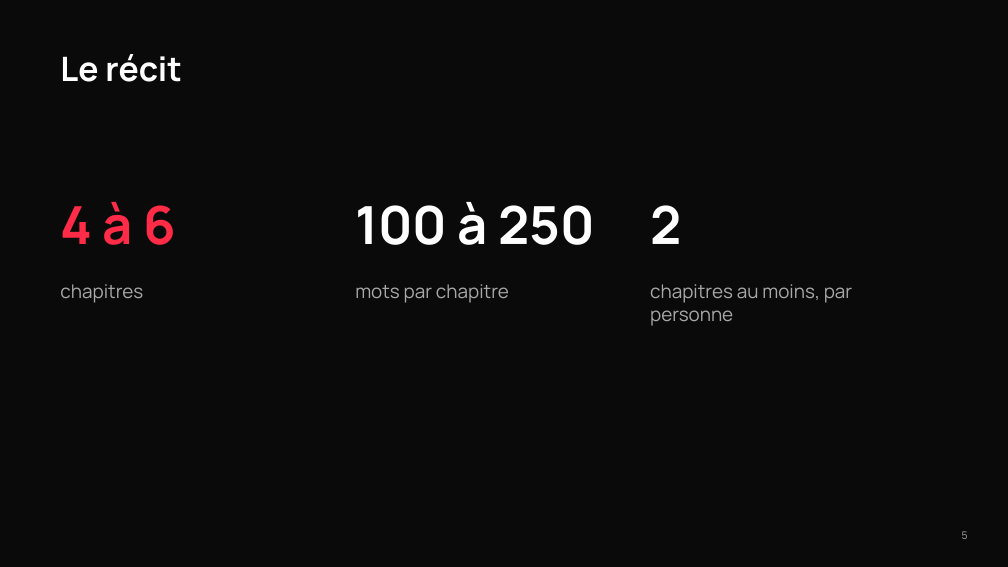
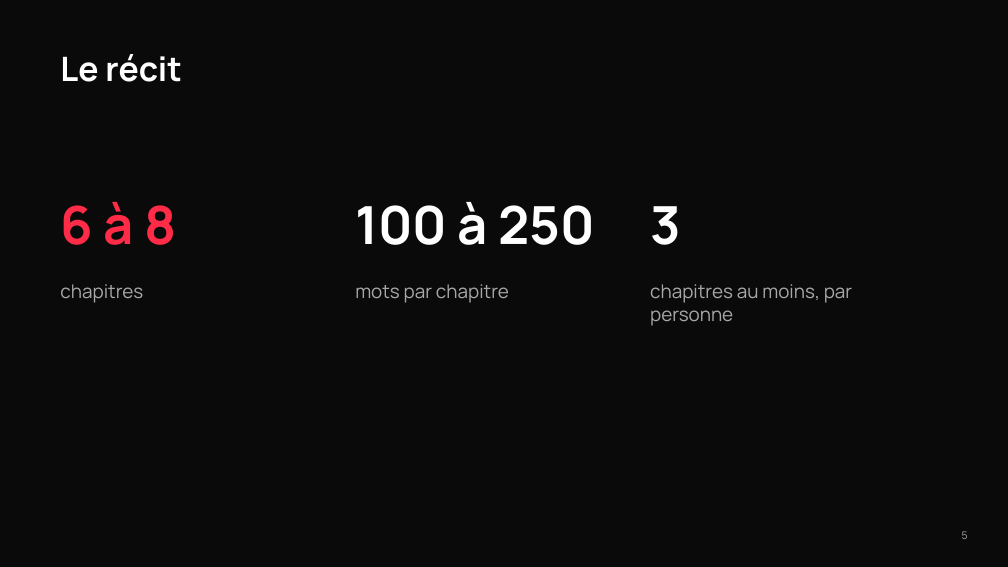
Before and after one commit to tim-montmorency/compendium, a slide deck: slide 5 of docs/582-511-web5/assets/documents/Web5_recit-defilant-lancement.pptx. Drawn at 1008x567 pixels with LibreOffice and Linux fonts; fonts in the diff are those of the drawing. Boxes give left, top, right and bottom in pixels: in the first picture for what was removed or moved away, otherwise in the second. Text is boxed around its words. In the diff, an @@ line names an element or a change of style, - is before the commit and + after.

```diff
--- a/docs/582-511-web5/assets/documents/Web5_recit-defilant-lancement.pptx
+++ b/docs/582-511-web5/assets/documents/Web5_recit-defilant-lancement.pptx
@@ text at [60, 202, 176, 245]: text changed @@
-4 à 6
+6 à 8
@@ text at [650, 206, 681, 245]: text changed @@
-2
+3
```
Also in this commit, not shown: 1 other slide changed, 11 other files.
